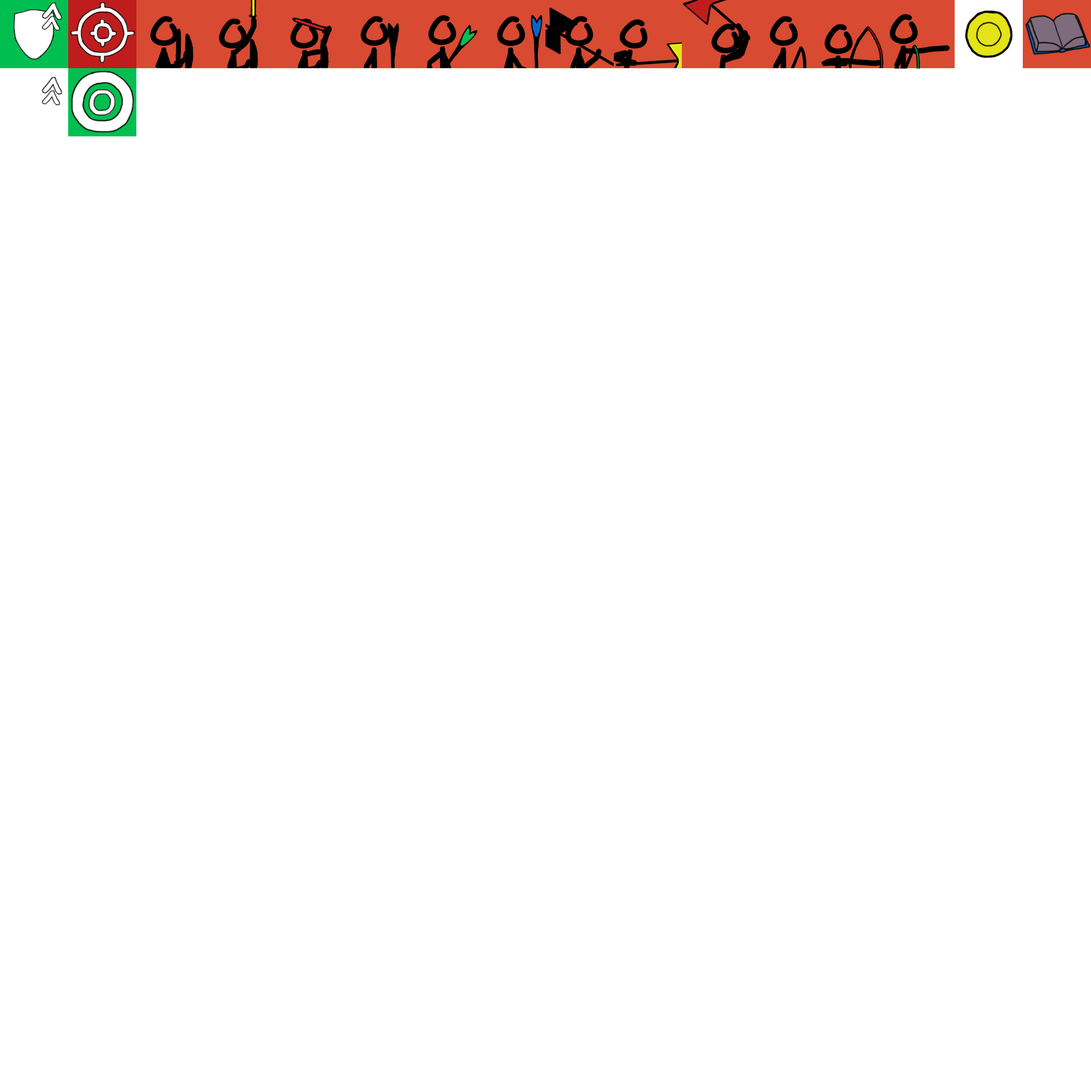
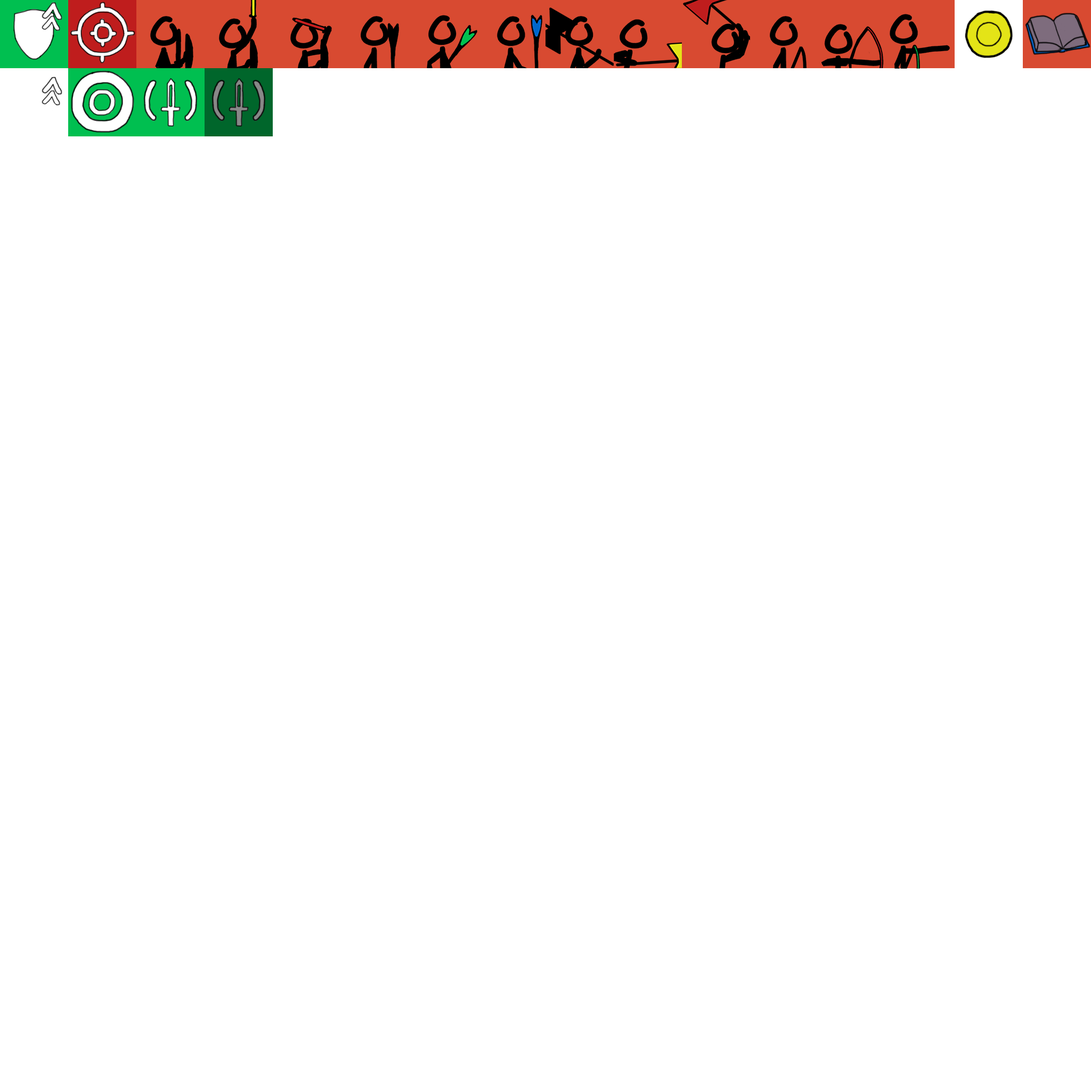
Layer changes from the first w=1091, h=1091 image to the second:
added group "Group 14" with 8 layers above "Group 13" over (204, 68, 273, 137)
added group "Group 13" (1st of 2, in "Group 14") with 6 layers in group "Group 14" over (204, 68, 273, 137)
added layer "Layer 63" in group "Group 13" over (211, 79, 266, 122)
added group "AttackPower" (1st of 2, in "Group 14" › "Group 13") with 3 layers in group "Group 13" over (228, 77, 249, 127)
added layer "Layer 62" in group "AttackPower" over (228, 77, 249, 127)
added layer "Layer 61" in group "AttackPower" over (229, 78, 249, 127)
added layer "Layer 60" in group "Group 13" over (204, 68, 273, 137)
added group "Group 13" (2nd of 2) with 6 layers above "Group 12" over (136, 68, 205, 137)
added layer "Layer 59" in group "Group 13" over (143, 79, 198, 122)
added group "AttackPower" (2nd of 2, in "Group 13") with 3 layers in group "Group 13" over (160, 77, 181, 127)
added layer "Layer 58" in group "AttackPower" over (160, 77, 181, 127)
added layer "Layer 56" in group "AttackPower" over (160, 78, 181, 127)
added layer "Layer 57" in group "Group 13" over (136, 68, 205, 137)
